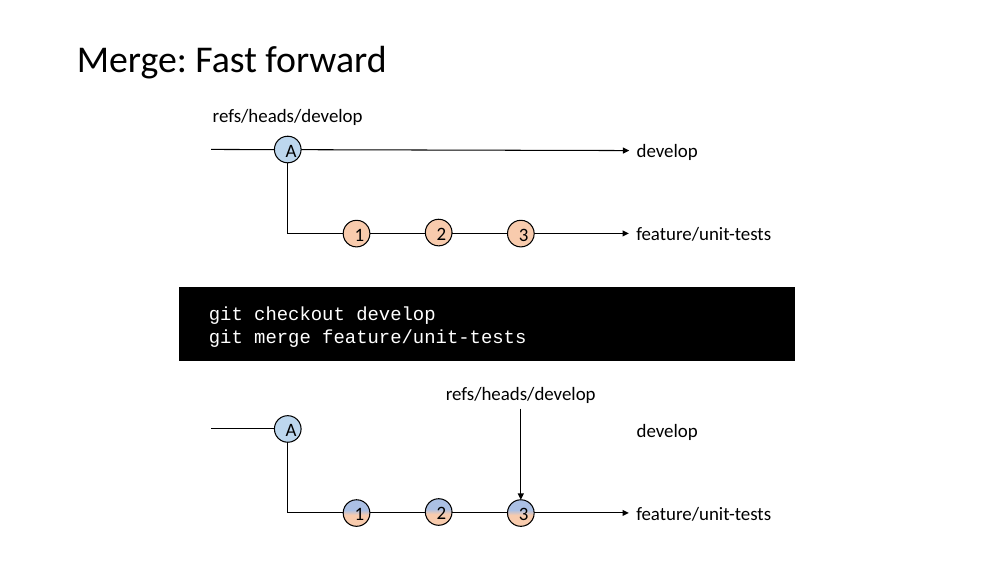
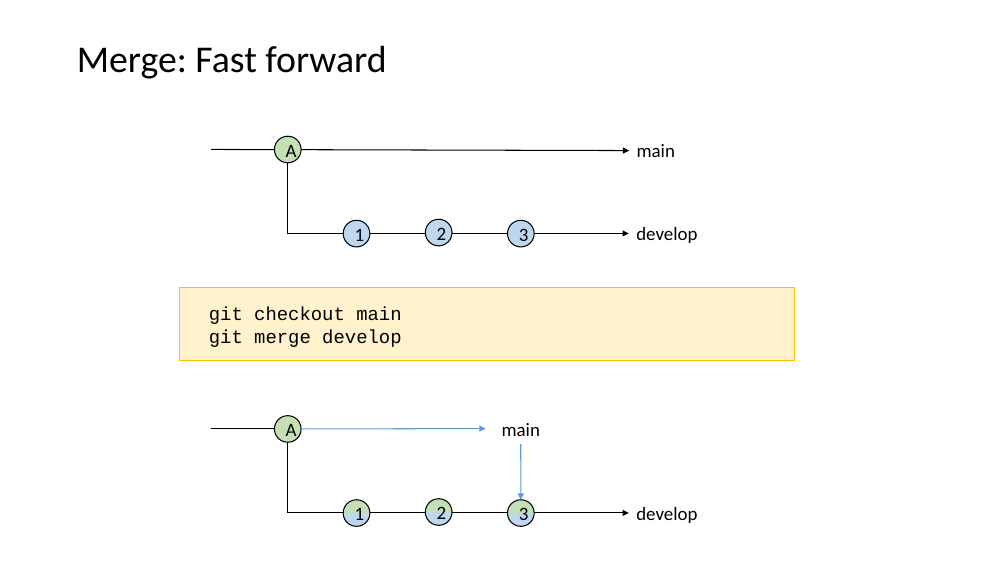
Before and after one commit to LFKoning/knowledge-sharing, a slide deck: slide 50 of git_course/1_basics/git_basic.pptx (slide 45 before the commit). Drawn at 1008x567 pixels with LibreOffice and Linux fonts; fonts in the diff are those of the drawing. Boxes give left, top, right and bottom in pixels: in the first picture for what was removed or moved away, otherwise in the second. Text is boxed around its words. In the diff, an @@ line names an element or a change of style, - is before the commit and + after.

```diff
--- a/git_course/1_basics/git_basic.pptx
+++ b/git_course/1_basics/git_basic.pptx
@@ text removed at (213, 109, 363, 125) @@
-refs/heads/develop
@@ ellipse "A" at (274, 136, 301, 163): fill #BDD7EE to #C5E0B4 @@
@@ text at (637, 144, 675, 157): text changed @@
-develop
+main
@@ fill #F8CBAD to #BDD7EE in 3 elements at (426, 219, 452, 246), (343, 220, 370, 247), (507, 220, 534, 247) @@
@@ text at (636, 227, 697, 243): text changed @@
-feature/unit-tests
+develop
@@ rectangle "git checkout main" at (179, 288, 795, 361): fill #000000 to #FFF2CC; outline #000000 1 pt to #FFC000 0.5 pt @@
@@ text in rectangle at (209, 307, 401, 347): text changed; text colour #FFFFFF to #000000 @@
-git checkout develop
-git merge feature/unit-tests
+git checkout main
+git merge develop
@@ ellipse "A" at (274, 416, 301, 442): fill #BDD7EE to #C5E0B4 @@
@@ arrow added from (301, 429) to (485, 429), #5B9BD5 1 pt @@
@@ text at (502, 423, 540, 436): text changed @@
-refs/heads/develop
+main
@@ arrow moved from (521, 409) - (521, 500) to (521, 444) - (521, 500) @@
@@ arrow (521, 444) - (521, 500): stroke #000000 1 pt to #5B9BD5 1 pt @@
@@ text removed at (637, 424, 698, 440) @@
-develop
@@ fill gradient #ABC0E4 to #F8CBAD to gradient #C5E0B4 to #BDD7EE in 3 elements at (426, 499, 452, 526), (343, 500, 370, 526), (507, 500, 534, 526) @@
@@ text at (636, 507, 697, 523): text changed @@
-feature/unit-tests
+develop
```
Also in this commit, not shown: 40 other slides changed, 10 slides added, 2 other files.
